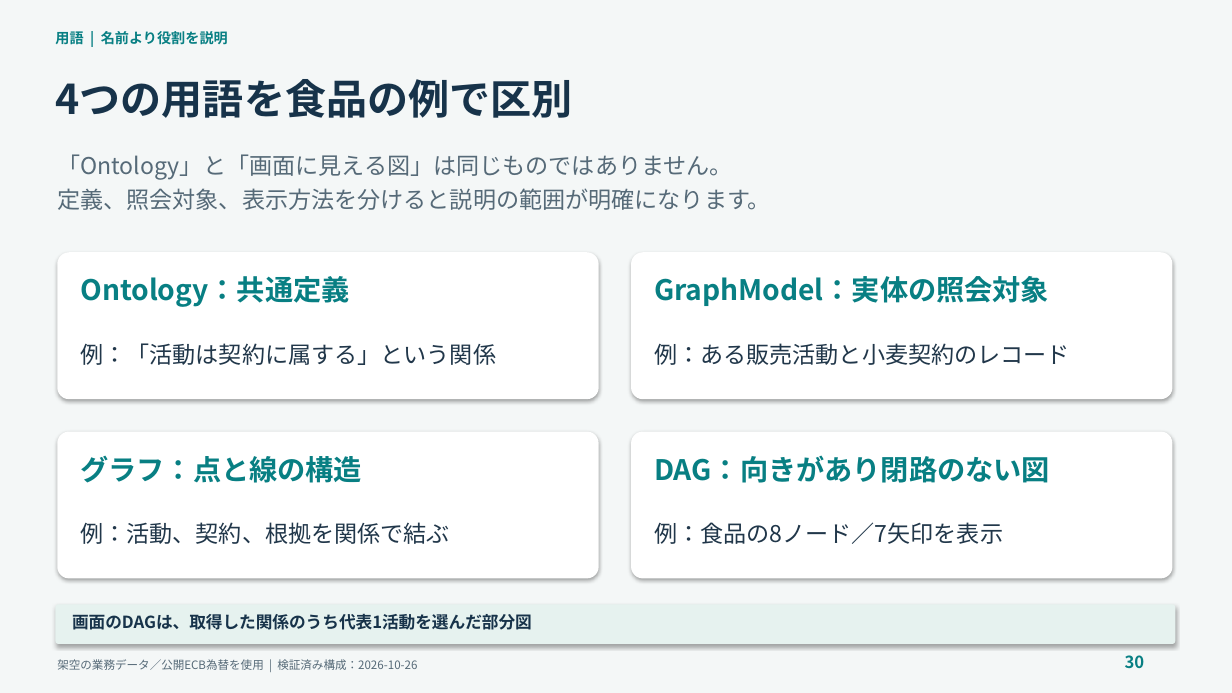
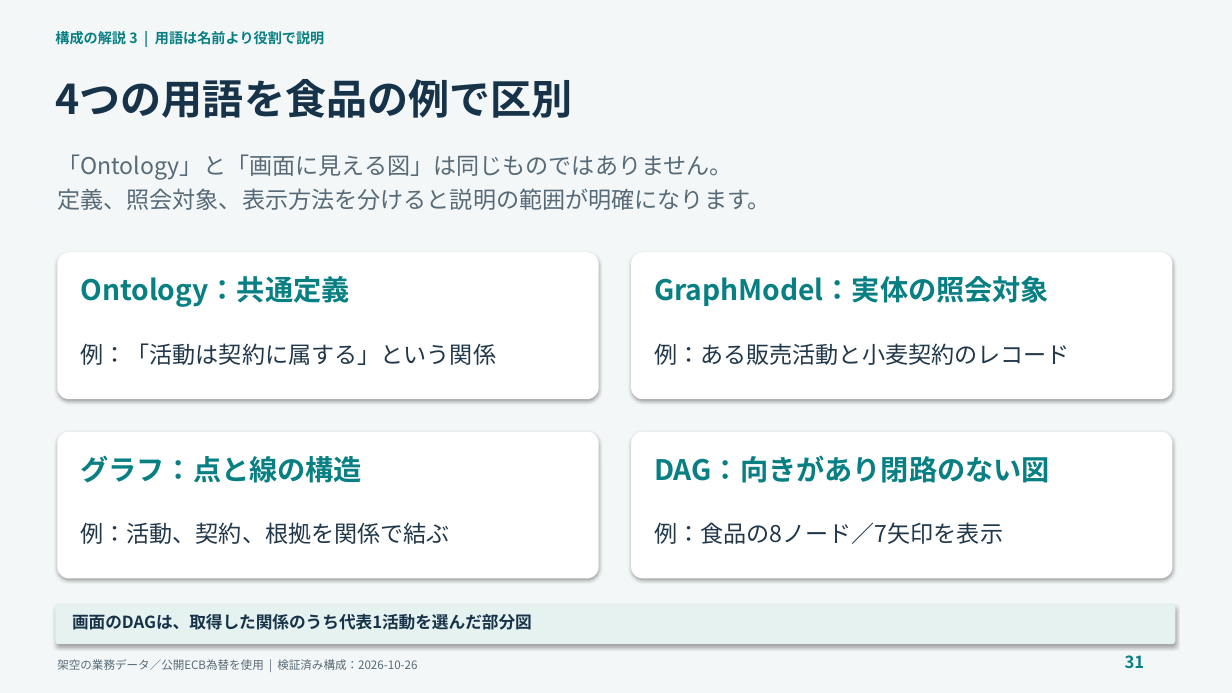
Before and after one commit to c-nova/FabricOntology_Trading, a slide deck: slide 31 of decks/TradingOntology_Demo_Presenter_Guide_JA.pptx (slide 30 before the commit). Drawn at 1232x693 pixels with LibreOffice and Linux fonts; fonts in the diff are those of the drawing. Boxes give left, top, right and bottom in pixels: in the first picture for what was removed or moved away, otherwise in the second. Text is boxed around its words. In the diff, an @@ line names an element or a change of style, - is before the commit and + after.

```diff
--- a/decks/TradingOntology_Demo_Presenter_Guide_JA.pptx
+++ b/decks/TradingOntology_Demo_Presenter_Guide_JA.pptx
@@ text at bbox=[55, 29, 324, 47]: text changed @@
-用語 | 名前より役割を説明
+構成の解説 3 | 用語は名前より役割で説明
@@ text at bbox=[1125, 655, 1145, 668]: text changed @@
-30
+31
```
Also in this commit, not shown: 2 other slides changed, 5 slides added, 4 other files.
